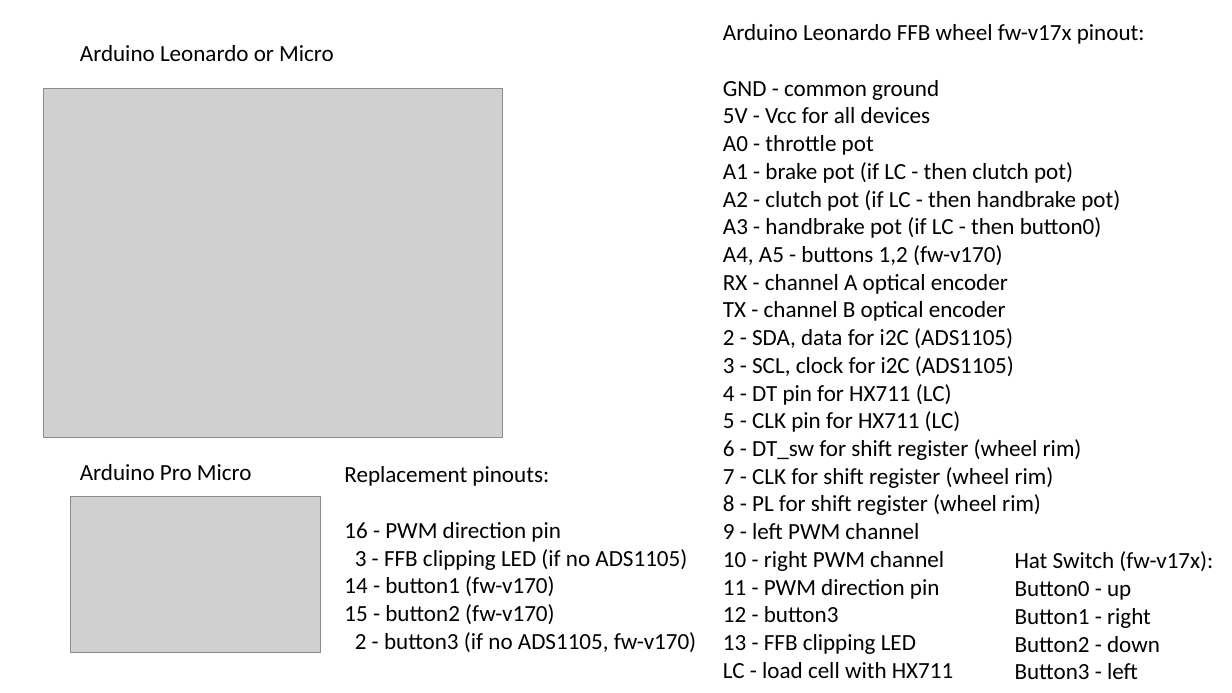
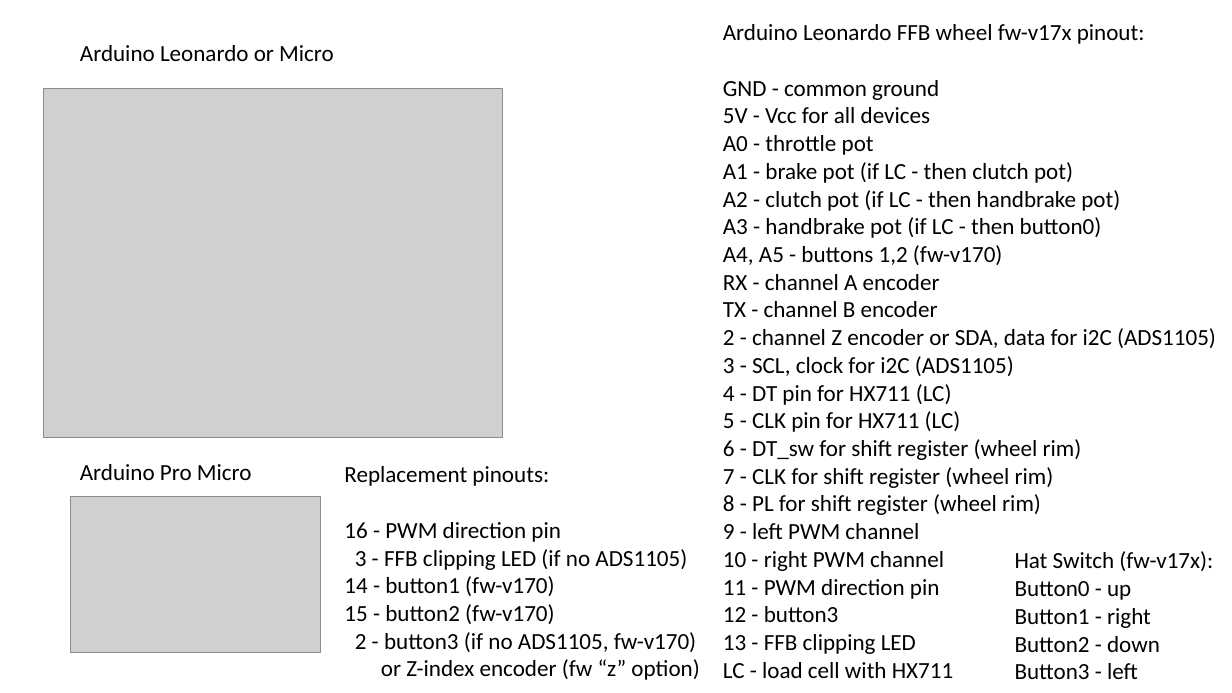
Before and after one commit to ranenbg/Arduino-FFB-wheel, a slide deck: slide 1 of brWheel_my/Firmware-v17x pinout.pptx. Drawn at 1232x693 pixels with LibreOffice and Linux fonts; fonts in the diff are those of the drawing; grey boxes stand for pictures. Boxes give left, top, right and bottom in pixels: in the first picture for what was removed or moved away, otherwise in the second. Text is boxed around its words. In the diff, an @@ line names an element or a change of style, - is before the commit and + after.

Commit message:
z-index fix

```diff
--- a/brWheel_my/Firmware-v17x pinout.pptx
+++ b/brWheel_my/Firmware-v17x pinout.pptx
@@ text at (723,274,1216,348): text changed @@
-RX - channel A optical encoder
-TX - channel B optical encoder
-2 - SDA, data for i2C (ADS1105)
+RX - channel A encoder
+TX - channel B encoder
+2 - channel Z encoder or SDA, data for i2C (ADS1105)
@@ text at (381,659,699,680): paragraph added @@
+or Z-index encoder (fw “z” option)
```
Also in this commit, not shown: 35 other files.
